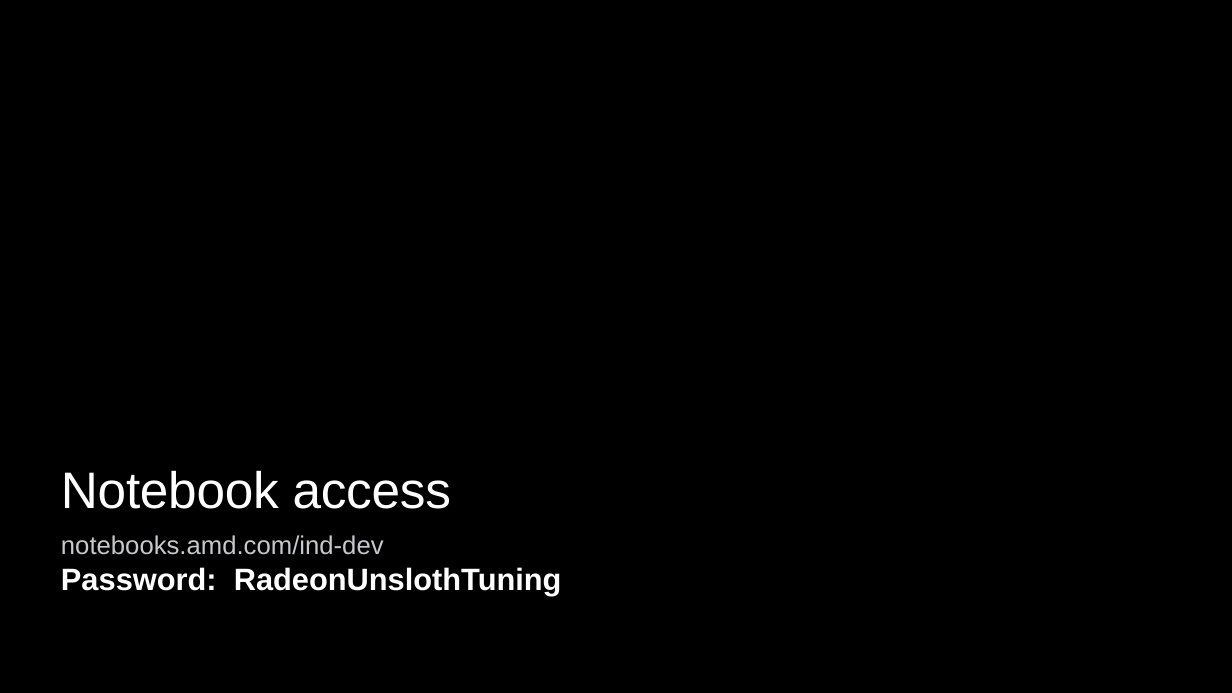
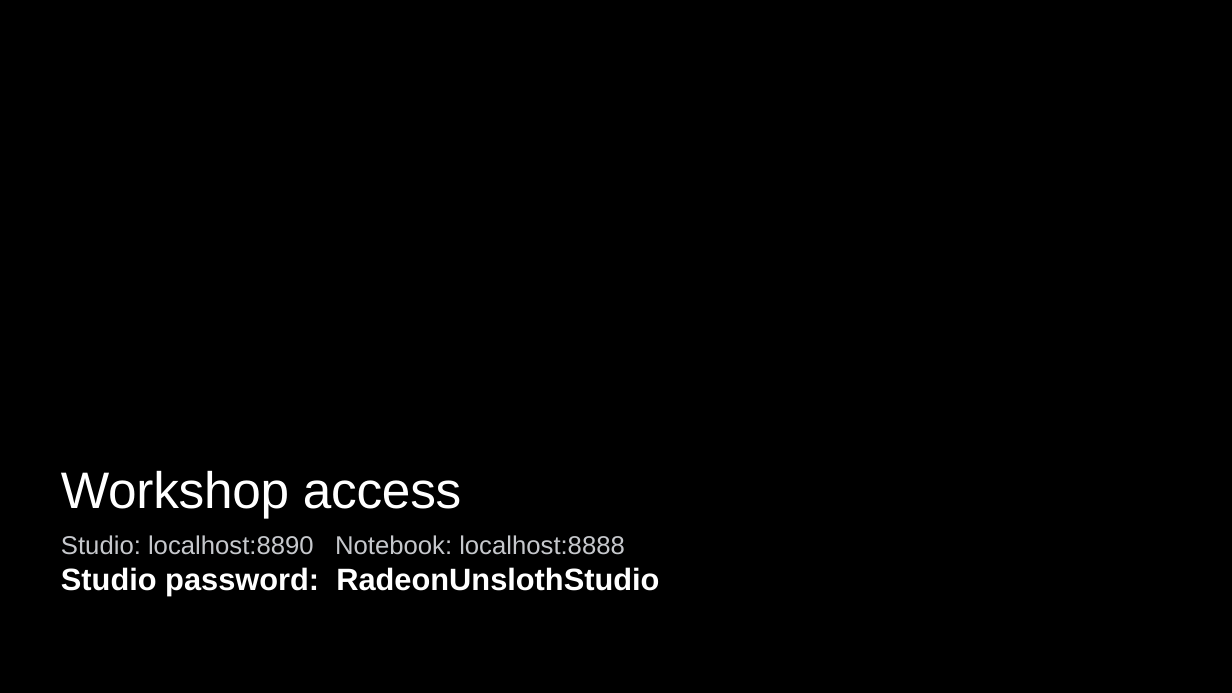
Before and after one commit to TwelveNights/Unsloth-RL-Workshop-on-Radeon, a slide deck: slide 2 of docs/AMD-Unsloth-Studio-Fine-tuning.pptx. Drawn at 1232x693 pixels with LibreOffice and Linux fonts; fonts in the diff are those of the drawing; background and template pictures are left out. Boxes give left, top, right and bottom in pixels: in the first picture for what was removed or moved away, otherwise in the second. Text is boxed around its words. In the diff, an @@ line names an element or a change of style, - is before the commit and + after.

```diff
--- a/docs/AMD-Unsloth-Studio-Fine-tuning.pptx
+++ b/docs/AMD-Unsloth-Studio-Fine-tuning.pptx
@@ title at <box>61,470,461,518</box>: text changed @@
-Notebook access
+Workshop access
@@ text at <box>61,535,659,595</box>: text changed; size 24 to 20 pt; text colour #FFFFFF to #C6C8CC; bold off @@
-notebooks.amd.com/ind-dev
-Password: RadeonUnslothTuning
+Studio: localhost:8890 Notebook: localhost:8888
+Studio password: RadeonUnslothStudio
```
Also in this commit, not shown: 9 other slides changed, 10 other files.
